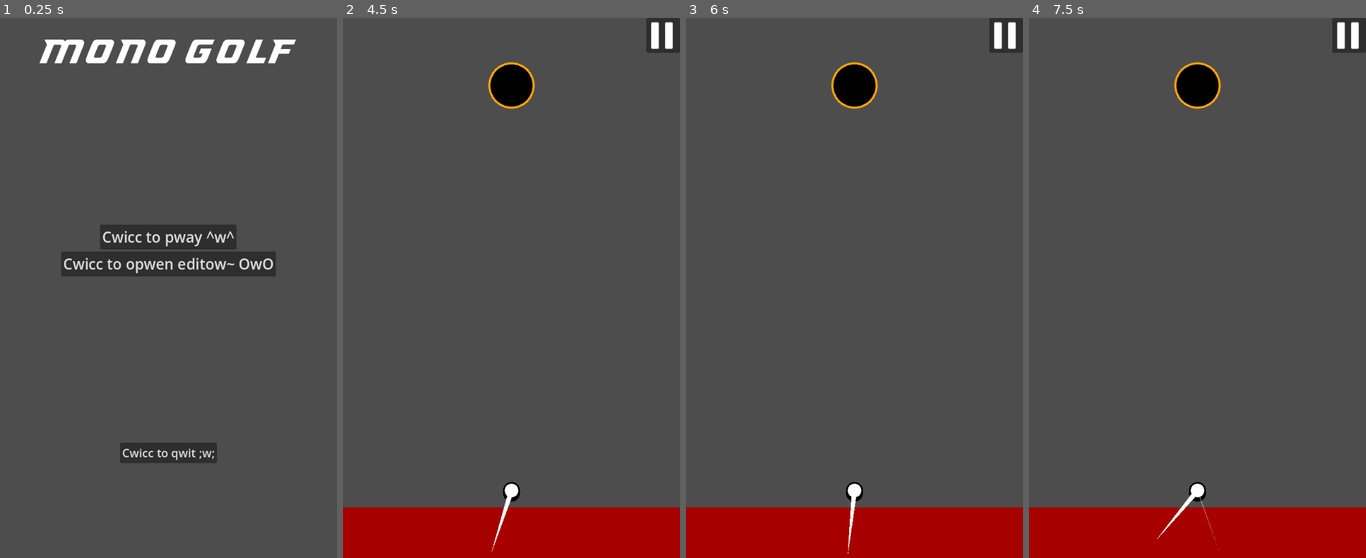
Above: before the commit, frames 1-4 (left to right).
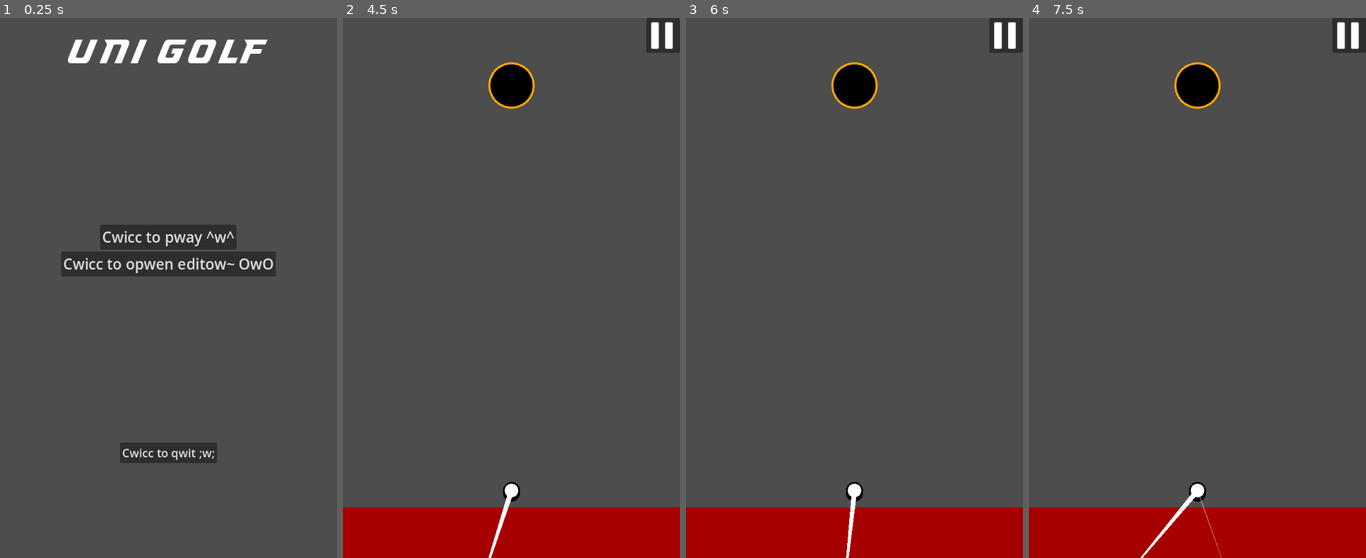
Above: after the commit, the same moments.

Repository: SelfMadeSystem/UniGolf
Game: Godot game, scene res://scenes/MainMenu.tscn
Two runs of this game, one before a commit and one after it. Both use one fixed random seed, a clock stepped at 60 frames per second and the inputs below.
Inputs (mouse positions are in pixels of both pictures, inside the frame that each line leads up to):
- Up to frame 1 (0.25 s): no input
- Up to frame 2 (4.5 s): click "Cwicc to pway ^w^" at 0.5 s; click "Cwicc to opwen editow~ OwO" at 1.25 s; click (511, 541) at 2 s; click (663, 34) at 2.75 s; click (511, 541) at 3.5 s; tap Enter at 4.25 s; move the mouse to (585, 261) at 4.27 s; click (585, 261) at 4.42 s
- Up to frame 3 (6 s): tap Space at 5 s; drag from (787, 315) to (854, 493) at 5.02 s; tap Enter at 5.75 s; move the mouse to (888, 169) at 5.77 s; click (888, 169) at 5.92 s
- Up to frame 4 (7.5 s): tap Space at 6.5 s; drag from (1180, 396) to (1096, 207) at 6.52 s; move the mouse to (1298, 369) at 7.27 s; click (1298, 369) at 7.42 s

The runs differ from the first frame. In frame 1, 1.6% of the frame differs, in the area x 11-88%, y 4-9%; in frame 2, less than 0.1%; in frame 3, less than 0.1%; in frame 4, 0.1%.
Error in both runs: Invalid type in function 'change_scene' in base 'Node (game_info.gd)'. Cannot convert argument 1 from Nil to Dictionary. (res://scripts/MainMenu.gd:6)

Commit message:
Made ball shoot indicator longer and made "the little these things (see image)" always stays on screen

Diff:
--- a/project.godot
+++ b/project.godot
@@ -1,3 +1,11 @@
+; Engine configuration file.
+; It's best edited using the editor UI and not directly,
+; since the parameters that go here are not all obvious.
+;
+; Format:
+;   [section] ; section goes between []
+;   param=value ; assign values to parameters
+
 config_version=5
 
 [application]
--- a/scenes/MainMenu.tscn
+++ b/scenes/MainMenu.tscn
@@ -26,7 +26,7 @@
 offset_right = 20.0
 offset_bottom = 23.0
 grow_horizontal = 2
-text = "Mono Golf"
+text = "Uni Golf"
 label_settings = SubResource("LabelSettings_nbge2")
 
 [node name="HFlowContainer" type="VBoxContainer" parent="."]
--- a/scripts/ball.gd
+++ b/scripts/ball.gd
@@ -16,6 +16,7 @@
 
 @export var ball_speed = 18.0
 @export var mouse_limit = 125.0
+@export var line_length = 2.0
 
 @onready var starting_position = global_position
 
@@ -74,7 +75,7 @@
 	GameInfo.ball = self
 	GameInfo.add_child.call_deferred(self)
 
-	%PrevLine.add_point(GameInfo.ball_prev_shoot)
+	%PrevLine.add_point(GameInfo.ball_prev_shoot * line_length)
 	%PrevLine.add_point(Vector2.ZERO)
 
 func unfreeze():
@@ -98,7 +99,7 @@
 	if !Input.is_mouse_button_pressed(1):
 			mouse_down = false
 	if mouse_down && !limited:
-		%ShootLine.add_point(get_mouse_strength())
+		%ShootLine.add_point(get_mouse_strength() * line_length)
 		%ShootLine.add_point(Vector2.ZERO)
 
 func _unhandled_input(event):
--- a/scripts/node_editor.gd
+++ b/scripts/node_editor.gd
@@ -76,11 +76,13 @@
 		vanish_elements()
 		return
 	var rect = get_editing_rect()
-	$Trash.position = rect.position
-	$Rotate.position = Vector2(rect.end.x, rect.position.y)
+	var min = Vector2.ONE * 48
+	var max = get_viewport_rect().size - min - Vector2.DOWN * 64
+	$Trash.position = rect.position.clamp(min, max)
+	$Rotate.position = Vector2(rect.end.x, rect.position.y).clamp(min, max)
 	$Rotate.visible = editing_node.get("flipped") != null
-	$Copy.position = Vector2(rect.position.x, rect.end.y)
-	$Resize.position = rect.end
+	$Copy.position = Vector2(rect.position.x, rect.end.y).clamp(min, max)
+	$Resize.position = rect.end.clamp(min, max)
 	$Line.points = [
 		rect.position,
 		Vector2(rect.position.x, rect.end.y),
